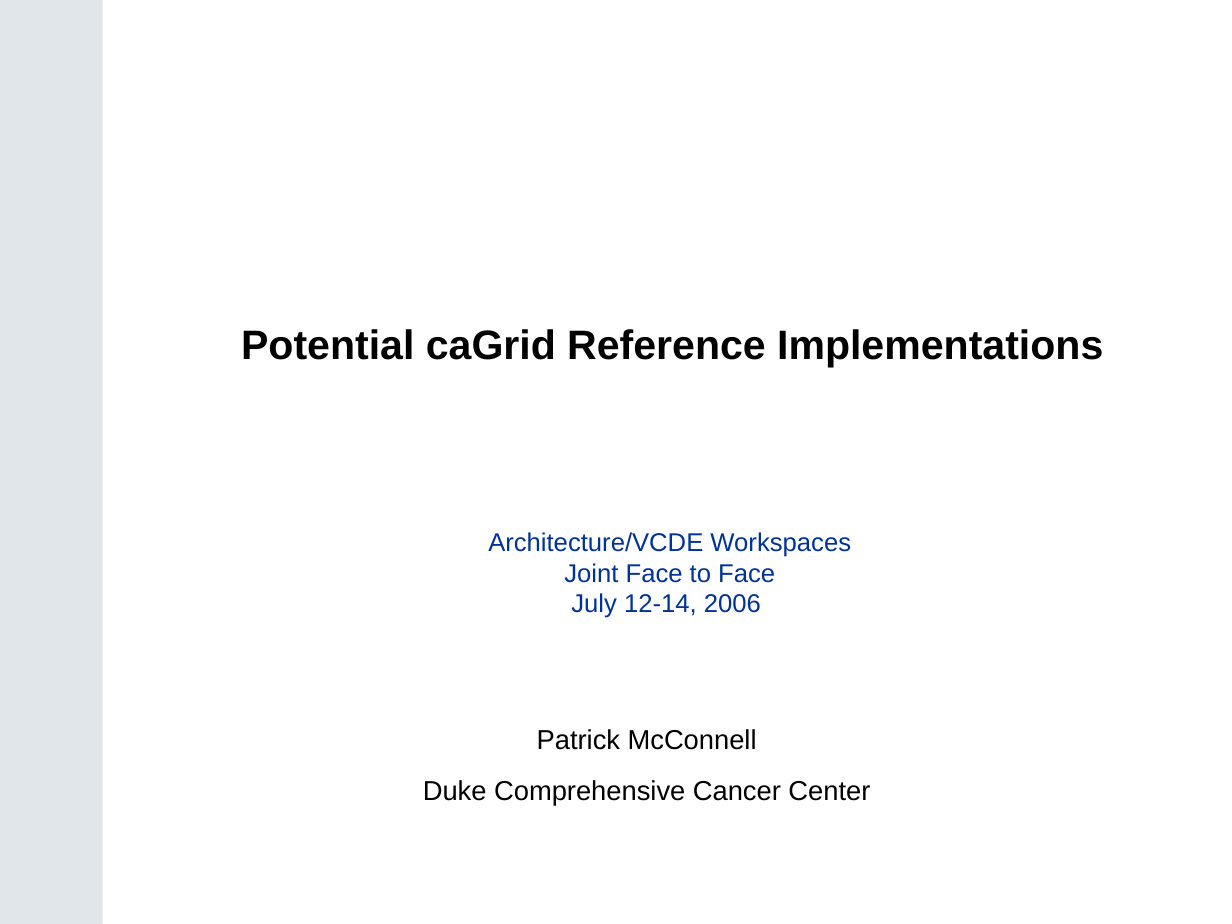
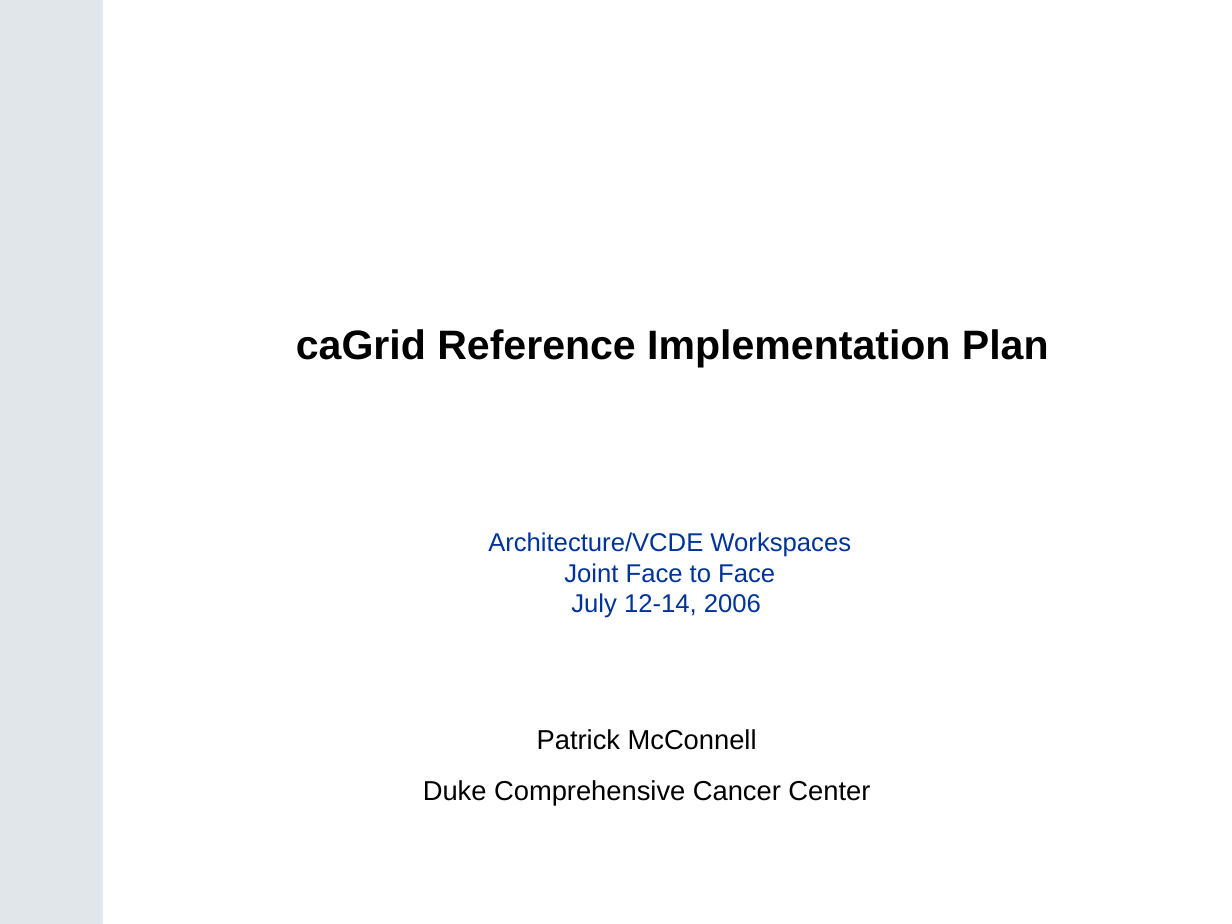
Before and after one commit to NCIP/cagrid-docs, a slide deck: slide 1 of presentations/200607_VCDE_ARCH/Ref_Impl_Arch_VCDE_2006_07.ppt. Drawn at 1232x924 pixels with LibreOffice and Linux fonts; fonts in the diff are those of the drawing; background and template pictures are left out. Boxes give left, top, right and bottom in pixels: in the first picture for what was removed or moved away, otherwise in the second. Text is boxed around its words. In the diff, an @@ line names an element or a change of style, - is before the commit and + after.

```diff
--- a/presentations/200607_VCDE_ARCH/Ref_Impl_Arch_VCDE_2006_07.ppt
+++ b/presentations/200607_VCDE_ARCH/Ref_Impl_Arch_VCDE_2006_07.ppt
@@ title at (x1=296, y1=329, x2=1049, y2=368): text changed @@
-Potential caGrid Reference Implementations
+caGrid Reference Implementation Plan
```
Also in this commit, not shown: 7 other slides changed, 7 slides added, 5 slides removed.
